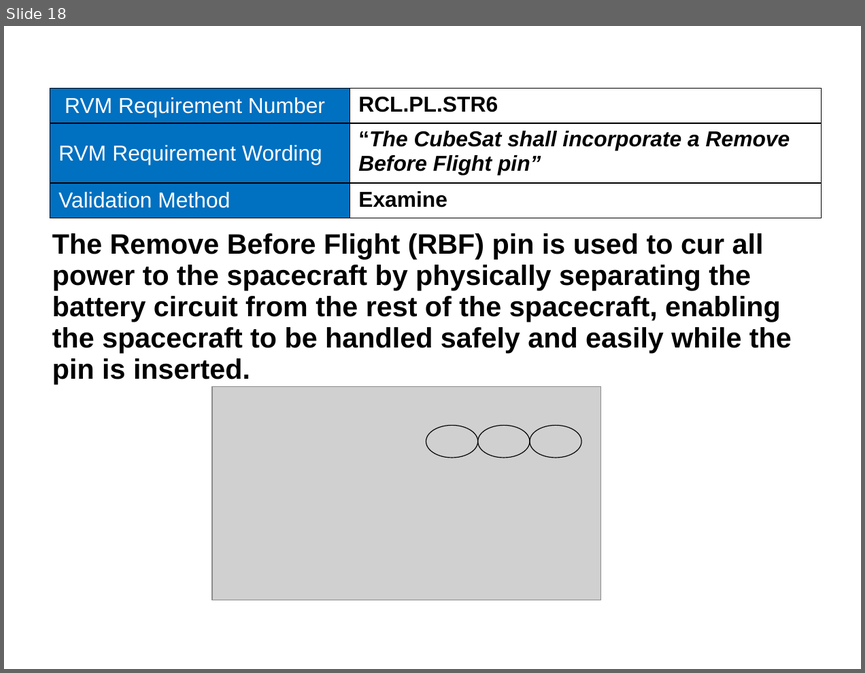
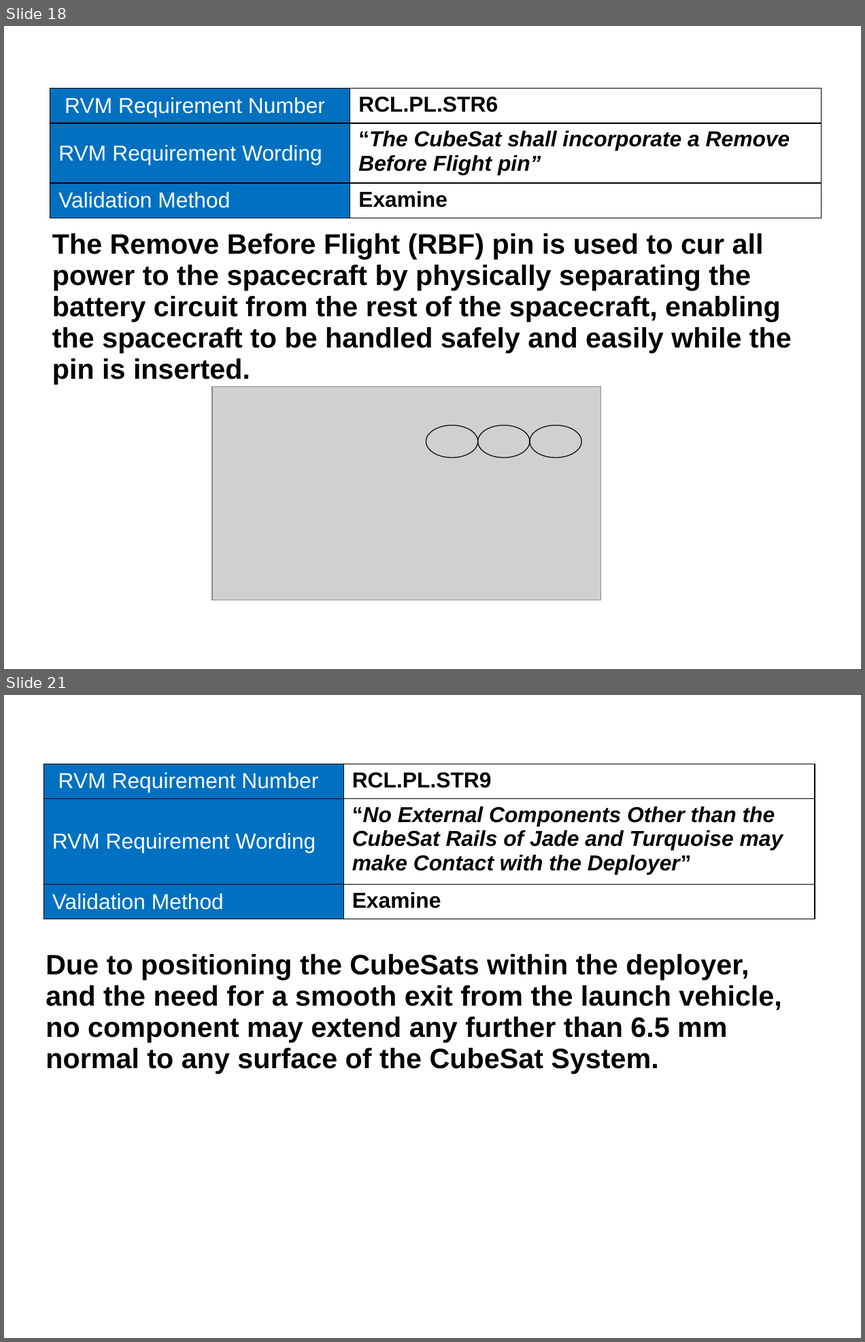
Before and after one commit to RascalSeniorDesign/Preliminary-Design, a slide deck: CMQA/Presentations/SRR Presentation.pptx. Shown one above the other, each under a label of ours: slide 18 before the commit, slides 18 and 21 after it; the slides between them are not shown. The pictures are 865x673 and 865x1342 pixels, drawn with LibreOffice and Linux fonts; fonts in the diff are those of the drawing; grey boxes stand for pictures; background and template pictures are left out. Boxes give left, top, right and bottom in pixels: in the first picture for what was removed or moved away, otherwise in the second. Text is boxed around its words. In the diff, an @@ line names an element or a change of style, - is before the commit and + after.

```diff
--- a/CMQA/Presentations/SRR Presentation.pptx
+++ b/CMQA/Presentations/SRR Presentation.pptx
@@ slide 21 added at (x1=4, y1=695, x2=861, y2=1338), background picture (left out) @@
@@ table added at (x1=43, y1=764, x2=815, y2=919), 3 rows, 2 columns @@
+RVM Requirement Number | RCL.PL.STR9
+RVM Requirement Wording | “No External Components Other than the CubeSat Rails of Jade and Turquoise may make Contact with the Deployer”
+Validation Method | Examine
@@ title added at (x1=352, y1=772, x2=492, y2=788), 32 pt, text #FFFFFF, italic @@
+RCL.PL.STR9
@@ text added at (x1=45, y1=954, x2=781, y2=1074), 26 pt, text #000000, bold @@
+Due to positioning the CubeSats within the deployer, and the need for a smooth exit from the launch vehicle, no component may extend any further than 6.5 mm normal to any surface of the CubeSat System.
```
Also in this commit, not shown: 7 other slides added, 9 slides removed.
